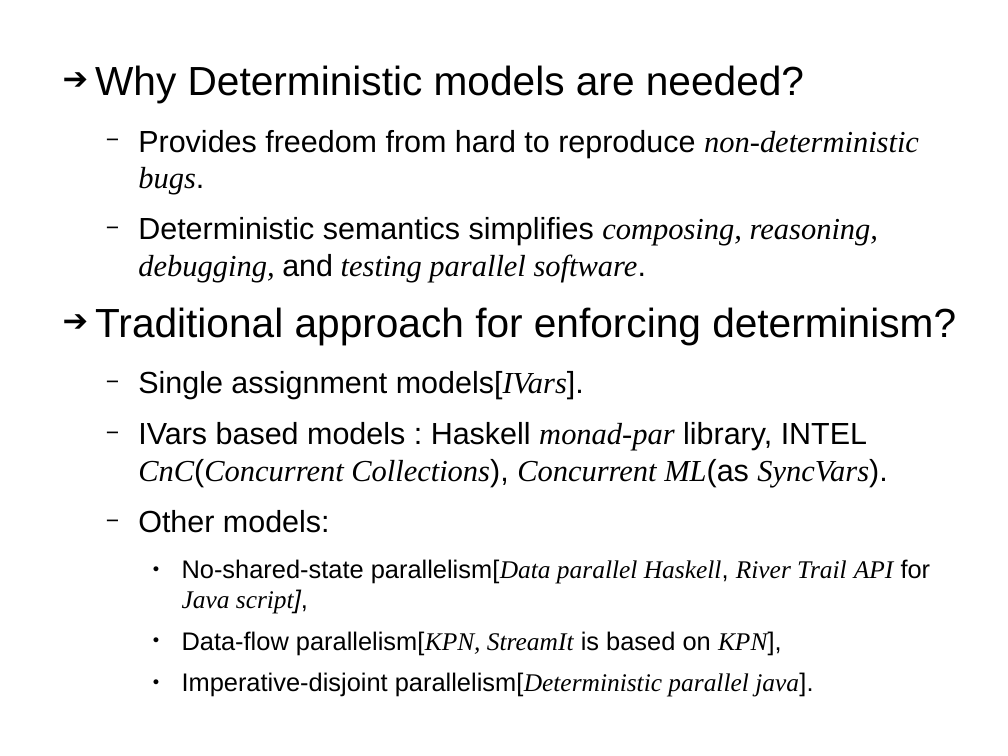
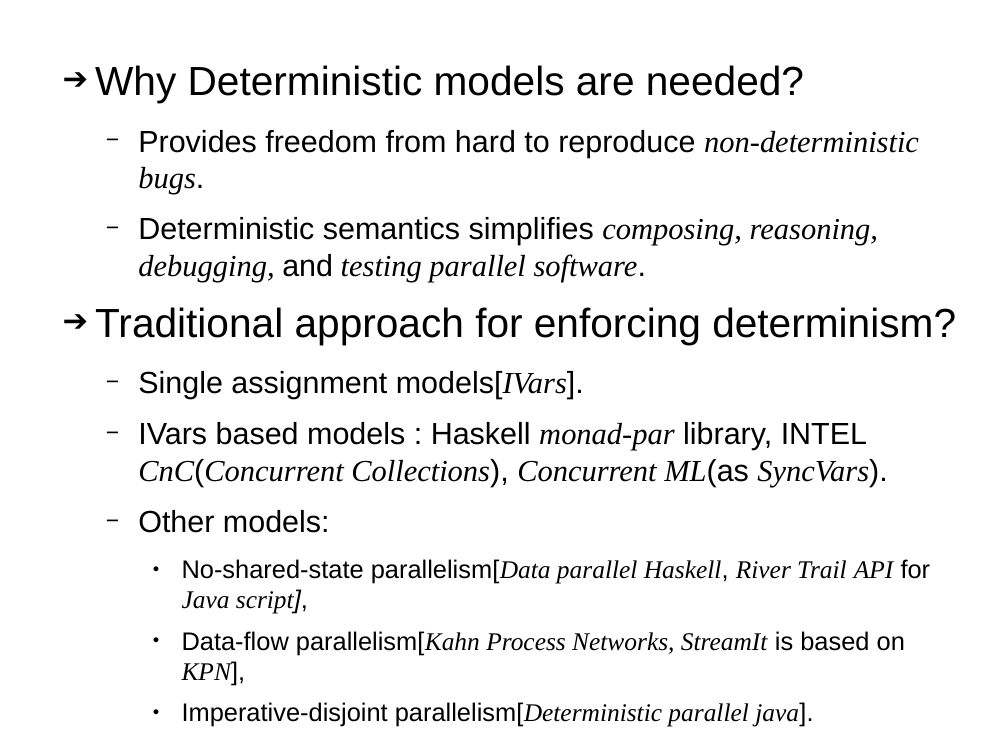
Before and after one commit to sentinel88/Personal, a slide deck: slide 7 of Talk.odp (slide 6 before the commit). Drawn at 1008x756 pixels with LibreOffice and Linux fonts; fonts in the diff are those of the drawing. Boxes give left, top, right and bottom in pixels: in the first picture for what was removed or moved away, otherwise in the second. Text is boxed around its words. In the diff, an @@ line names an element or a change of style, - is before the commit and + after.

```diff
--- a/Talk.odp
+++ b/Talk.odp
@@ text at box(182, 631, 905, 686): text changed @@
-    ● Data-flow parallelism[KPN, StreamIt is based on KPN],
+    ● Data-flow parallelism[Kahn Process Networks, StreamIt is based on KPN],
```
Also in this commit, not shown: 4 other slides changed, 16 slides added, 4 slides removed, 1 other file.
